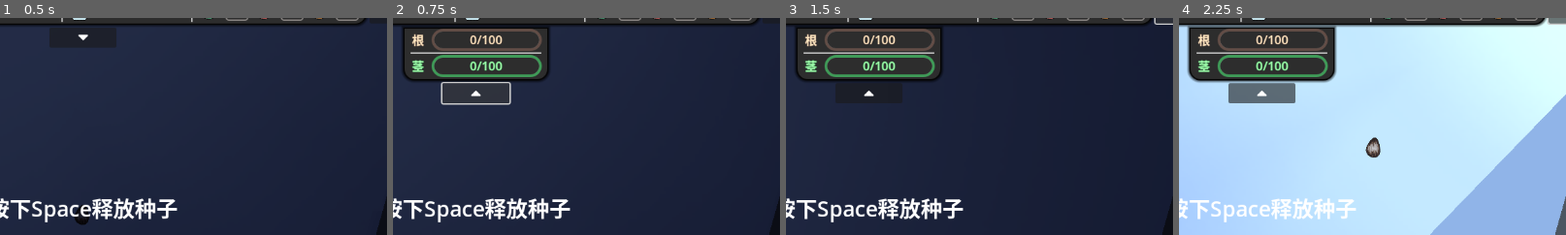
Above: before the commit, frames 1-4 (left to right).
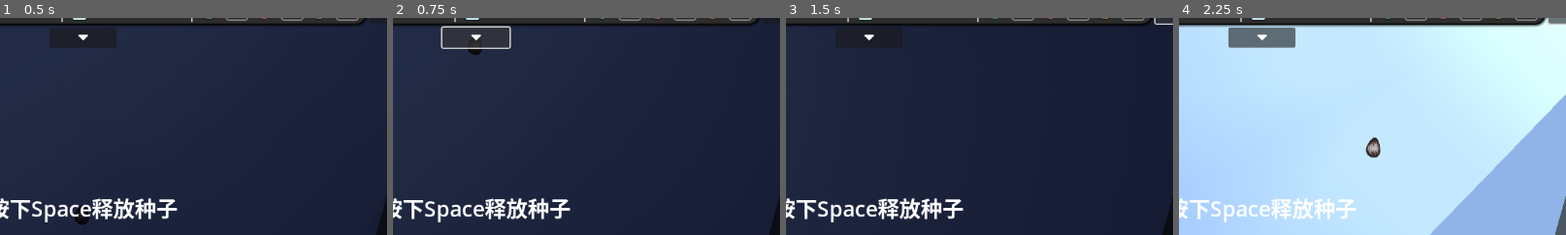
Above: after the commit, the same moments.

Repository: DeanNevan/RootsOfLife
Game: Godot game, scene res://src/main/MainGame/MainGame.tscn
Same seed, same stepped clock (60 frames per second), same inputs: the game is played once before the commit and once after it. The engine's default icon, where the game draws it, is replaced by a stand-in: a white triangle on a blue panel in a dark square.
Inputs (mouse positions are % of the whole screen's width and height, from its top left):
- Up to frame 1 (0.5 s): no input
- Up to frame 2 (0.75 s): click (50, 11) at 0.5 s
- Up to frame 3 (1.5 s): click "设置" at 1.25 s
- Up to frame 4 (2.25 s): tap Enter at 2 s; drag from (50, 50) to (93, 4) at 2.02 s
The pictures show only the part of the screen within x 39-89%, y 6-56%; the shares and areas given below are measured in that part.

Frame 1 is identical in both runs. In frame 2, 5.1% of the frame differs, in the area x 2-41%, y 3-41%; in frame 3, 4.0%; in frame 4, 12%, in the area x 2-41%, y 3-40%.

Commit message:
完成叶子建造

Diff:
--- a/src/main/MainGame/MainGameUI/ContainerNutrition/ContainerNutrition.tscn
+++ b/src/main/MainGame/MainGameUI/ContainerNutrition/ContainerNutrition.tscn
@@ -34,6 +34,7 @@
 [node name="ContainerN" type="HBoxContainer" parent="HBoxContainer"]
 unique_name_in_owner = true
 layout_mode = 2
+size_flags_horizontal = 3
 
 [node name="Label" type="Label" parent="HBoxContainer/ContainerN"]
 visible = false
@@ -96,6 +97,7 @@
 [node name="ContainerP" type="HBoxContainer" parent="HBoxContainer"]
 unique_name_in_owner = true
 layout_mode = 2
+size_flags_horizontal = 3
 
 [node name="Label" type="Label" parent="HBoxContainer/ContainerP"]
 visible = false
@@ -158,6 +160,7 @@
 [node name="ContainerK" type="HBoxContainer" parent="HBoxContainer"]
 unique_name_in_owner = true
 layout_mode = 2
+size_flags_horizontal = 3
 
 [node name="Label" type="Label" parent="HBoxContainer/ContainerK"]
 visible = false
--- a/src/main/MainGame/MainGameUI/MainGameUI.gd
+++ b/src/main/MainGame/MainGameUI/MainGameUI.gd
@@ -133,25 +133,25 @@
 
 func _on_button_s_pressed():
 	build_size = Global.BuildingSize.S
-	update_ui_growth_point()
+	update_ui_building_menu()
 	pass # Replace with function body.
 
 
 func _on_button_m_pressed():
 	build_size = Global.BuildingSize.M
-	update_ui()
+	update_ui_building_menu()
 	pass # Replace with function body.
 
 
 func _on_button_l_pressed():
 	build_size = Global.BuildingSize.L
-	update_ui()
+	update_ui_building_menu()
 	pass # Replace with function body.
 
 
 func _on_button_expand_growth_point_pressed():
 	is_showing_growth_point = !is_showing_growth_point
-	update_ui()
+	update_ui_building_menu()
 	pass # Replace with function body.
 
 func _on_roots_growth_point_changed():
@@ -215,7 +215,7 @@
 	GUI._FloatWindow.activate(
 		_ButtonStorageRoots,
 		"储藏根",
-		"-用于储存更多的能量\n-必须建造在根系附近\n-小：+20能量储存\n-中：+40能量储存\n-大：+60能量储存"
+		"-用于储存更多的能量\n-必须建造在根系附近\n-按住Q/E来旋转它\n-小：+20能量储存 耗能10\n-中：+40能量储存 耗能20\n-大：+60能量储存 耗能30"
 	)
 	pass # Replace with function body.
 
@@ -229,7 +229,7 @@
 	GUI._FloatWindow.activate(
 		_ButtonLeaf,
 		"叶子",
-		"-用于接收光照\n-不同尺寸的叶子大小不同\n-必须建造在茎系附近\n-按住R来旋转它"
+		"-用于接收光照\n-不同尺寸的叶子大小不同\n-必须建造在茎系附近\n-按住Q/E来旋转它\n-小：耗能10\n-中：耗能20\n-大：耗能30"
 	)
 	pass # Replace with function body.
 
--- a/src/main/Plant/Plant.gd
+++ b/src/main/Plant/Plant.gd
@@ -37,6 +37,9 @@
 var drawing_unsafe_objects := []
 var objects_in_mouse_area := []
 var tree_like_lines_shapes := {}
+
+var is_building_plant_element := false
+var building_plant_element : PlantElement
 
 # Called when the node enters the scene tree for the first time.
 func _ready():
@@ -54,6 +57,17 @@
 				else:
 					if build_type == Global.BuildingType.ROOTS_LINE or build_type == Global.BuildingType.STEM_LINE:
 						request_stop_draw_treelike_line()
+					if build_type == Global.BuildingType.LEAF:
+						if is_instance_valid(building_plant_element):
+							var result : bool = building_plant_element.can_build()
+							if result:
+								if Data.energy.try_consume(building_plant_element.energy_cost):
+									building_plant_element.finish_build()
+									emit_signal("new_leaf_built", building_plant_element)
+									building_plant_element = null
+									request_building_leaf()
+								else:
+									alert_cost_fail()
 
 # Called every frame. '_delta' is the elapsed time since the previous frame.
 func _process(_delta):
@@ -62,7 +76,23 @@
 # Called every frame. '_delta' is the elapsed time since the previous frame.
 func _physics_process(_delta):
 	_AreaMouseDrawer.global_position = get_global_mouse_position()
-	pass
+	if is_building_plant_element:
+		if is_instance_valid(building_plant_element):
+			building_plant_element.global_position = get_global_mouse_position()
+
+func request_building_leaf():
+	if is_instance_valid(building_plant_element):
+		building_plant_element.queue_free()
+	if build_size == Global.BuildingSize.S:
+		building_plant_element = scene_leaf_s.instantiate()
+	if build_size == Global.BuildingSize.M:
+		building_plant_element = scene_leaf_m.instantiate()
+	if build_size == Global.BuildingSize.L:
+		building_plant_element = scene_leaf_l.instantiate()
+	if is_instance_valid(building_plant_element):
+		_Leaves.add_child(building_plant_element)
+		is_building_plant_element = true
+		building_plant_element.begin_build()
 
 func start_building():
 	is_building = true
@@ -70,16 +100,20 @@
 		_SpriteMouseDrawer.modulate = Color.SADDLE_BROWN if build_type == Global.BuildingType.ROOTS_LINE else Color.GREEN
 		_AreaMouseDrawer.show()
 	else:
+		if build_type == Global.BuildingType.LEAF:
+			request_building_leaf()
 		_AreaMouseDrawer.hide()
 	pass
 
 func stop_building():
 	is_building = false
 	_AreaMouseDrawer.hide()
+	is_building_plant_element = true
+	if is_instance_valid(building_plant_element):
+		building_plant_element.queue_free()
 	pass
 
 func request_start_draw_treelike_line():
-	print(tree_like_lines_shapes)
 	var closet_distance : float = 999
 	var split_point_a : Vector2
 	var split_point_b : Vector2
--- a/src/main/Plant/Plant.tscn
+++ b/src/main/Plant/Plant.tscn
@@ -1,8 +1,8 @@
-[gd_scene load_steps=6 format=3]
+[gd_scene load_steps=6 format=3 uid="uid://ceeenkwxk5d0q"]
 
 [ext_resource type="Script" path="res://src/main/Plant/Plant.gd" id="1_snymy"]
-[ext_resource type="PackedScene" uid="uid://c3n2y6n7phv8v" path="res://src/main/TreeLike/Roots/Roots.tscn" id="2_8copk"]
-[ext_resource type="PackedScene" uid="uid://cyto50cry4boi" path="res://src/main/TreeLike/Stem/Stem.tscn" id="3_3i71b"]
+[ext_resource type="PackedScene" path="res://src/main/TreeLike/Roots/Roots.tscn" id="2_8copk"]
+[ext_resource type="PackedScene" path="res://src/main/TreeLike/Stem/Stem.tscn" id="3_3i71b"]
 [ext_resource type="Texture2D" uid="uid://ckjk4xjq047jq" path="res://assets/art/spot.png" id="4_yjivy"]
 
 [sub_resource type="CircleShape2D" id="CircleShape2D_yyjkj"]
--- a/src/main/PlantElement/Leaf/Leaf.gd
+++ b/src/main/PlantElement/Leaf/Leaf.gd
@@ -1,14 +1,8 @@
 extends PlantElement
 class_name Leaf
 
-# Called when the node enters the scene tree for the first time.
-func _ready():
-	pass # Replace with function body.
-
-
-# Called every frame. '_delta' is the elapsed time since the previous frame.
-func _process(_delta):
-	pass
+func _init():
+	texture_color_invalid = Color(1, 0, 0.01568627543747)
 
 func check_origin_valid() -> bool:
 	for i in in_origin_area_objects:
@@ -17,7 +11,8 @@
 	return false
 
 func check_building_collsion() -> bool:
+	print(in_detect_area_objects)
 	for i in in_detect_area_objects:
-		if !(i is TerrainDirt):
+		if i is StemLine or i is TerrainBarrier or i is RootsLine or i is Leaf or i is StorageRoots:
 			return false
 	return true
--- a/src/main/PlantElement/Leaf/LeafL/LeafL.gd
+++ b/src/main/PlantElement/Leaf/LeafL/LeafL.gd
@@ -1,12 +1,5 @@
 extends Leaf
 class_name LeafL
 
-
-# Called when the node enters the scene tree for the first time.
-func _ready():
-	pass # Replace with function body.
-
-
-# Called every frame. '_delta' is the elapsed time since the previous frame.
-func _process(_delta):
-	pass
+func _init():
+	energy_cost = 30.0
--- a/src/main/PlantElement/Leaf/LeafL/LeafL.tscn
+++ b/src/main/PlantElement/Leaf/LeafL/LeafL.tscn
@@ -1,7 +1,41 @@
-[gd_scene load_steps=3 format=3 uid="uid://druyx8ph5rb4j"]
+[gd_scene load_steps=6 format=3 uid="uid://druyx8ph5rb4j"]
 
 [ext_resource type="PackedScene" uid="uid://bpcqc6bek6fgq" path="res://src/main/PlantElement/Leaf/Leaf.tscn" id="1_kdotr"]
 [ext_resource type="Script" path="res://src/main/PlantElement/Leaf/LeafL/LeafL.gd" id="2_jo8wm"]
+[ext_resource type="Texture2D" uid="uid://ckjk4xjq047jq" path="res://assets/art/spot.png" id="3_38dam"]
+
+[sub_resource type="OccluderPolygon2D" id="OccluderPolygon2D_5y37c"]
+polygon = PackedVector2Array(0, -13.3333, 0, 0, 46.6667, 0, 40, 20, 46.6667, 53.3333, 73.3333, 73.3333, 113.333, 80, 153.333, 73.3333, 186.667, 53.3333, 220, 33.3333, 260, 20, 326.667, 0, 266.667, -13.3333, 226.667, -33.3333, 186.667, -60, 133.333, -73.3333, 80, -66.6667, 53.3333, -53.3333, 40, -20, 46.6667, -13.3333)
+
+[sub_resource type="RectangleShape2D" id="RectangleShape2D_4elsw"]
+size = Vector2(20, 10)
 
 [node name="LeafL" instance=ExtResource("1_kdotr")]
 script = ExtResource("2_jo8wm")
+
+[node name="CollisionPolygon2D" type="CollisionPolygon2D" parent="DetectArea" index="0"]
+position = Vector2(-7, 2)
+scale = Vector2(0.35, 0.35)
+polygon = PackedVector2Array(45.7143, -14.2857, 45.7143, 4.76837e-07, 46.6667, 0, 40, 20, 46.6667, 53.3333, 73.3333, 73.3333, 113.333, 80, 153.333, 73.3333, 186.667, 53.3333, 220, 33.3333, 260, 20, 326.667, 0, 266.667, -13.3333, 226.667, -33.3333, 186.667, -60, 133.333, -73.3333, 80, -66.6667, 53.3333, -53.3333, 40, -20, 46.6667, -13.3333)
+
+[node name="Texture" parent="." index="1"]
+position = Vector2(-7, 2)
+scale = Vector2(0.35, 0.35)
+
+[node name="LightOccluder" parent="Texture" index="0"]
+occluder = SubResource("OccluderPolygon2D_5y37c")
+
+[node name="PolygonBorder" parent="Texture" index="1"]
+points = PackedVector2Array(0, -13.3333, 0, 0, 46.6667, 0, 40, 20, 46.6667, 53.3333, 73.3333, 73.3333, 113.333, 80, 153.333, 73.3333, 186.667, 53.3333, 220, 33.3333, 260, 20, 326.667, 0, 266.667, -13.3333, 226.667, -33.3333, 186.667, -60, 133.333, -73.3333, 80, -66.6667, 53.3333, -53.3333, 40, -20, 46.6667, -13.3333, 0, -13.333)
+default_color = Color(0.247059, 0.611765, 0.345098, 1)
+
+[node name="PolygonTexture" parent="Texture" index="2"]
+color = Color(0.394446, 0.867345, 0.474844, 1)
+polygon = PackedVector2Array(0, -13.3333, 0, 0, 46.6667, 0, 40, 20, 46.6667, 53.3333, 73.3333, 73.3333, 113.333, 80, 153.333, 73.3333, 186.667, 53.3333, 220, 33.3333, 260, 20, 326.667, 0, 266.667, -13.3333, 226.667, -33.3333, 186.667, -60, 133.333, -73.3333, 80, -66.6667, 53.3333, -53.3333, 40, -20, 46.6667, -13.3333)
+
+[node name="OriginAreaTexture" parent="OriginArea" index="0"]
+scale = Vector2(0.261, 0.261)
+texture = ExtResource("3_38dam")
+
+[node name="CollisionShape2D" type="CollisionShape2D" parent="OriginArea" index="1"]
+shape = SubResource("RectangleShape2D_4elsw")
--- a/src/main/PlantElement/Leaf/LeafM/LeafM.gd
+++ b/src/main/PlantElement/Leaf/LeafM/LeafM.gd
@@ -1,12 +1,5 @@
 extends Leaf
 class_name LeafM
 
-
-# Called when the node enters the scene tree for the first time.
-func _ready():
-	pass # Replace with function body.
-
-
-# Called every frame. '_delta' is the elapsed time since the previous frame.
-func _process(_delta):
-	pass
+func _init():
+	energy_cost = 20.0
--- a/src/main/PlantElement/Leaf/LeafM/LeafM.tscn
+++ b/src/main/PlantElement/Leaf/LeafM/LeafM.tscn
@@ -1,12 +1,42 @@
-[gd_scene load_steps=4 format=3 uid="uid://b3oofaxeto63a"]
+[gd_scene load_steps=6 format=3 uid="uid://b3oofaxeto63a"]
 
 [ext_resource type="PackedScene" uid="uid://bpcqc6bek6fgq" path="res://src/main/PlantElement/Leaf/Leaf.tscn" id="1_b5k5p"]
 [ext_resource type="Script" path="res://src/main/PlantElement/Leaf/LeafM/LeafM.gd" id="2_yjslb"]
-[ext_resource type="Texture2D" uid="uid://cfcnt565hkhw0" path="res://assets/art/leaf.png" id="3_vha23"]
+[ext_resource type="Texture2D" uid="uid://ckjk4xjq047jq" path="res://assets/art/spot.png" id="3_yri2v"]
+
+[sub_resource type="OccluderPolygon2D" id="OccluderPolygon2D_01364"]
+polygon = PackedVector2Array(0, -13.3333, 0, 0, 46.6667, 0, 40, 20, 46.6667, 53.3333, 73.3333, 73.3333, 113.333, 80, 153.333, 73.3333, 186.667, 53.3333, 220, 33.3333, 260, 20, 326.667, 0, 266.667, -13.3333, 226.667, -33.3333, 186.667, -60, 133.333, -73.3333, 80, -66.6667, 53.3333, -53.3333, 40, -20, 46.6667, -13.3333)
+
+[sub_resource type="RectangleShape2D" id="RectangleShape2D_wdkcl"]
+size = Vector2(14, 6)
 
 [node name="LeafM" instance=ExtResource("1_b5k5p")]
-scale = Vector2(0.25, 0.25)
 script = ExtResource("2_yjslb")
 
-[node name="Texture" parent="." index="0"]
-texture = ExtResource("3_vha23")
+[node name="CollisionPolygon2D" type="CollisionPolygon2D" parent="DetectArea" index="0"]
+position = Vector2(-5, 1.5)
+scale = Vector2(0.25, 0.25)
+polygon = PackedVector2Array(44, -14, 44, 2, 46.6667, 0, 40, 20, 46.6667, 53.3333, 73.3333, 73.3333, 113.333, 80, 153.333, 73.3333, 186.667, 53.3333, 220, 33.3333, 260, 20, 326.667, 0, 266.667, -13.3333, 226.667, -33.3333, 186.667, -60, 133.333, -73.3333, 80, -66.6667, 53.3333, -53.3333, 40, -20, 46.6667, -13.3333)
+
+[node name="Texture" parent="." index="1"]
+position = Vector2(-5, 1.5)
+scale = Vector2(0.25, 0.25)
+
+[node name="LightOccluder" parent="Texture" index="0"]
+occluder = SubResource("OccluderPolygon2D_01364")
+
+[node name="PolygonBorder" parent="Texture" index="1"]
+points = PackedVector2Array(0, -13.3333, 0, 0, 46.6667, 0, 40, 20, 46.6667, 53.3333, 73.3333, 73.3333, 113.333, 80, 153.333, 73.3333, 186.667, 53.3333, 220, 33.3333, 260, 20, 326.667, 0, 266.667, -13.3333, 226.667, -33.3333, 186.667, -60, 133.333, -73.3333, 80, -66.6667, 53.3333, -53.3333, 40, -20, 46.6667, -13.3333, 0, -13.333)
+default_color = Color(0.247059, 0.611765, 0.345098, 1)
+
+[node name="PolygonTexture" parent="Texture" index="2"]
+color = Color(0.394446, 0.867345, 0.474844, 1)
+polygon = PackedVector2Array(0, -13.3333, 0, 0, 46.6667, 0, 40, 20, 46.6667, 53.3333, 73.3333, 73.3333, 113.333, 80, 153.333, 73.3333, 186.667, 53.3333, 220, 33.3333, 260, 20, 326.667, 0, 266.667, -13.3333, 226.667, -33.3333, 186.667, -60, 133.333, -73.3333, 80, -66.6667, 53.3333, -53.3333, 40, -20, 46.6667, -13.3333)
+
+[node name="CollisionShape2D" type="CollisionShape2D" parent="OriginArea" index="0"]
+shape = SubResource("RectangleShape2D_wdkcl")
+
+[node name="OriginAreaTexture" parent="OriginArea" index="1"]
+position = Vector2(0, 1.90735e-06)
+scale = Vector2(0.171, 0.171)
+texture = ExtResource("3_yri2v")
--- a/src/main/PlantElement/Leaf/LeafS/LeafS.gd
+++ b/src/main/PlantElement/Leaf/LeafS/LeafS.gd
@@ -1,12 +1,5 @@
 extends Leaf
 class_name LeafS
 
-
-# Called when the node enters the scene tree for the first time.
-func _ready():
-	pass # Replace with function body.
-
-
-# Called every frame. '_delta' is the elapsed time since the previous frame.
-func _process(_delta):
-	pass
+func _init():
+	energy_cost = 10.0
--- a/src/main/PlantElement/Leaf/LeafS/LeafS.tscn
+++ b/src/main/PlantElement/Leaf/LeafS/LeafS.tscn
@@ -1,18 +1,43 @@
-[gd_scene load_steps=4 format=3 uid="uid://bsmobpke4meh1"]
+[gd_scene load_steps=6 format=3 uid="uid://bsmobpke4meh1"]
 
 [ext_resource type="PackedScene" uid="uid://bpcqc6bek6fgq" path="res://src/main/PlantElement/Leaf/Leaf.tscn" id="1_41dsk"]
 [ext_resource type="Script" path="res://src/main/PlantElement/Leaf/LeafS/LeafS.gd" id="2_dp3dg"]
 [ext_resource type="Texture2D" uid="uid://ckjk4xjq047jq" path="res://assets/art/spot.png" id="4_yxo7i"]
 
+[sub_resource type="OccluderPolygon2D" id="OccluderPolygon2D_mfkn7"]
+polygon = PackedVector2Array(0, -13.3333, 0, 0, 46.6667, 0, 40, 20, 46.6667, 53.3333, 73.3333, 73.3333, 113.333, 80, 153.333, 73.3333, 186.667, 53.3333, 220, 33.3333, 260, 20, 326.667, 0, 266.667, -13.3333, 226.667, -33.3333, 186.667, -60, 133.333, -73.3333, 80, -66.6667, 53.3333, -53.3333, 40, -20, 46.6667, -13.3333)
+
+[sub_resource type="RectangleShape2D" id="RectangleShape2D_ccr7i"]
+size = Vector2(9, 4)
+
 [node name="LeafS" instance=ExtResource("1_41dsk")]
 script = ExtResource("2_dp3dg")
 
+[node name="CollisionPolygon2D" type="CollisionPolygon2D" parent="DetectArea" index="0"]
+position = Vector2(-3, 1)
+scale = Vector2(0.15, 0.15)
+polygon = PackedVector2Array(40, -13.3333, 40, 0, 46.6667, 0, 40, 20, 46.6667, 53.3333, 73.3333, 73.3333, 113.333, 80, 153.333, 73.3333, 186.667, 53.3333, 220, 33.3333, 260, 20, 326.667, 0, 266.667, -13.3333, 226.667, -33.3333, 186.667, -60, 133.333, -73.3333, 80, -66.6667, 53.3333, -53.3333, 40, -20, 46.6667, -13.3333)
+
 [node name="Texture" parent="." index="1"]
+position = Vector2(-3, 1)
 scale = Vector2(0.15, 0.15)
 
-[node name="PolygonTexture" type="Polygon2D" parent="." index="2"]
+[node name="LightOccluder" parent="Texture" index="0"]
+occluder = SubResource("OccluderPolygon2D_mfkn7")
+
+[node name="PolygonBorder" parent="Texture" index="1"]
+points = PackedVector2Array(0, -13.3333, 0, 0, 46.6667, 0, 40, 20, 46.6667, 53.3333, 73.3333, 73.3333, 113.333, 80, 153.333, 73.3333, 186.667, 53.3333, 220, 33.3333, 260, 20, 326.667, 0, 266.667, -13.3333, 226.667, -33.3333, 186.667, -60, 133.333, -73.3333, 80, -66.6667, 53.3333, -53.3333, 40, -20, 46.6667, -13.3333, 0, -13.333)
+default_color = Color(0.247059, 0.611765, 0.345098, 1)
+
+[node name="PolygonTexture" parent="Texture" index="2"]
+modulate = Color(0.394446, 0.867345, 0.474844, 1)
+polygon = PackedVector2Array(0, -13.3333, 0, 0, 46.6667, 0, 40, 20, 46.6667, 53.3333, 73.3333, 73.3333, 113.333, 80, 153.333, 73.3333, 186.667, 53.3333, 220, 33.3333, 260, 20, 326.667, 0, 266.667, -13.3333, 226.667, -33.3333, 186.667, -60, 133.333, -73.3333, 80, -66.6667, 53.3333, -53.3333, 40, -20, 46.6667, -13.3333)
 
 [node name="OriginAreaTexture" parent="OriginArea" index="0"]
 position = Vector2(0, 1.90735e-06)
-scale = Vector2(0.173, 0.173)
+scale = Vector2(0.096, 0.096)
 texture = ExtResource("4_yxo7i")
+
+[node name="CollisionShape2D" type="CollisionShape2D" parent="OriginArea" index="1"]
+position = Vector2(0.5, 0)
+shape = SubResource("RectangleShape2D_ccr7i")
--- a/src/main/PlantElement/PlantElement.gd
+++ b/src/main/PlantElement/PlantElement.gd
@@ -20,16 +20,25 @@
 var in_detect_area_objects := []
 var in_origin_area_objects := []
 var is_rotating := false
+var rotation_speed := 10.0
+
+var energy_cost := 1.0
+
+var texture_color_invalid := Color.RED
 
 func _unhandled_input(event):
 	if status == Status.BUILDING:
 		if event is InputEventKey:
-			if event.keycode == KEY_R:
+			if event.keycode == KEY_E:
 				is_rotating = event.pressed
+				rotation_speed = 100.0
+			elif event.keycode == KEY_Q:
+				is_rotating = event.pressed
+				rotation_speed = -100.0
 
 func _process(_delta):
 	if is_rotating and status == Status.BUILDING:
-		rotation_degrees += _delta * 1.0
+		rotation_degrees += _delta * rotation_speed
 
 func set_status(_status : Status):
 	status = _status
@@ -39,18 +48,18 @@
 		modulate.a = 1
 
 func begin_build():
+	_OriginAreaTexture.show()
 	_DetectArea.monitoring = true
 	_OriginArea.monitoring = true
 	set_status(Status.BUILDING)
 	update_building_view()
 
 func finish_build():
+	_OriginAreaTexture.hide()
 	_DetectArea.monitoring = false
 	_OriginArea.monitoring = false
 	set_status(Status.NORMAL)
 	_Texture.modulate = Color.WHITE
-	_OriginAreaTexture.modulate = Color.WHITE
-	_LightOccluder.occluder.polygon = _PolygonTexture.polygon
 
 func can_build() -> bool:
 	return is_building_collision_valid && is_building_origin_valid
@@ -63,13 +72,13 @@
 
 func update_building_view():
 	if is_building_collision_valid:
-		_Texture.modulate = Color.GREEN
+		_Texture.modulate = Color.WHITE
 	else:
-		_Texture.modulate = Color.RED
+		_Texture.modulate = texture_color_invalid
 	if is_building_origin_valid:
-		_OriginAreaTexture.modulate = Color.GREEN
+		_OriginAreaTexture.modulate = Color.WHITE
 	else:
-		_OriginAreaTexture.modulate = Color.RED
+		_OriginAreaTexture.modulate = texture_color_invalid
 
 func _on_origin_area_area_entered(area):
 	if status != Status.BUILDING:
--- a/src/main/PlantElement/PlantElement.tscn
+++ b/src/main/PlantElement/PlantElement.tscn
@@ -1,7 +1,8 @@
-[gd_scene load_steps=4 format=3 uid="uid://b4r2oxwexlac6"]
+[gd_scene load_steps=5 format=3 uid="uid://b4r2oxwexlac6"]
 
 [ext_resource type="Script" path="res://src/main/PlantElement/PlantElement.gd" id="1_u4fpl"]
 [ext_resource type="Script" path="res://src/main/utils/DetectArea2D.gd" id="2_ivn6k"]
+[ext_resource type="Script" path="res://src/main/utils/ToolPolygonOptimizer.gd" id="3_lansm"]
 
 [sub_resource type="OccluderPolygon2D" id="OccluderPolygon2D_j2whp"]
 polygon = PackedVector2Array(0, 0, 0, 0, 0, 0)
@@ -9,23 +10,25 @@
 [node name="PlantElement" type="Node2D"]
 script = ExtResource("1_u4fpl")
 
-[node name="LightOccluder" type="LightOccluder2D" parent="."]
+[node name="DetectArea" type="Area2D" parent="."]
 unique_name_in_owner = true
-occluder = SubResource("OccluderPolygon2D_j2whp")
+script = ExtResource("2_ivn6k")
+object_node_path = NodePath("..")
 
 [node name="Texture" type="Sprite2D" parent="."]
 unique_name_in_owner = true
 
+[node name="LightOccluder" type="LightOccluder2D" parent="Texture"]
+unique_name_in_owner = true
+occluder = SubResource("OccluderPolygon2D_j2whp")
+
 [node name="PolygonBorder" type="Line2D" parent="Texture"]
 unique_name_in_owner = true
+begin_cap_mode = 1
+end_cap_mode = 1
 
 [node name="PolygonTexture" type="Polygon2D" parent="Texture"]
 unique_name_in_owner = true
-
-[node name="DetectArea" type="Area2D" parent="."]
-unique_name_in_owner = true
-script = ExtResource("2_ivn6k")
-object_node_path = NodePath("..")
 
 [node name="OriginArea" type="Area2D" parent="."]
 unique_name_in_owner = true
@@ -34,6 +37,9 @@
 [node name="OriginAreaTexture" type="Sprite2D" parent="OriginArea"]
 unique_name_in_owner = true
 
+[node name="ToolPolygonOptimizer" type="Node" parent="."]
+script = ExtResource("3_lansm")
+
 [connection signal="area_entered" from="DetectArea" to="." method="_on_detect_area_area_entered"]
 [connection signal="area_exited" from="DetectArea" to="." method="_on_detect_area_area_exited"]
 [connection signal="area_entered" from="OriginArea" to="." method="_on_origin_area_area_entered"]
Not shown: 1 places in src/main/MainGame/MainGame.tscn that only renumber resources
